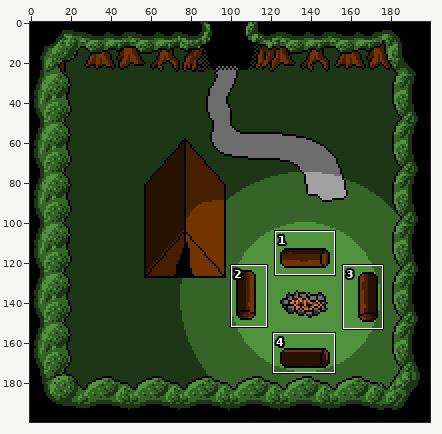
Two versions of one sprite sheet, Assets/Sprites/Background/camp_2.png. The picture above shows the old version from afar; the outline marks the close-up.
Close-up. Before the commit:
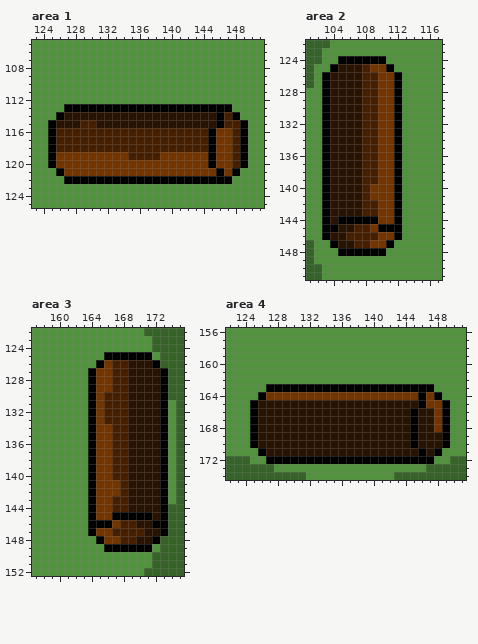
The file is 200x200 pixels. Colours within 5 levels of each other are drawn and written as one. Shown: area 1: x 123..151, y 105..125; area 2: x 101..117, y 122..151; area 3: x 157..175, y 122..152; area 4: x 122..151, y 156..174.
Once edited:
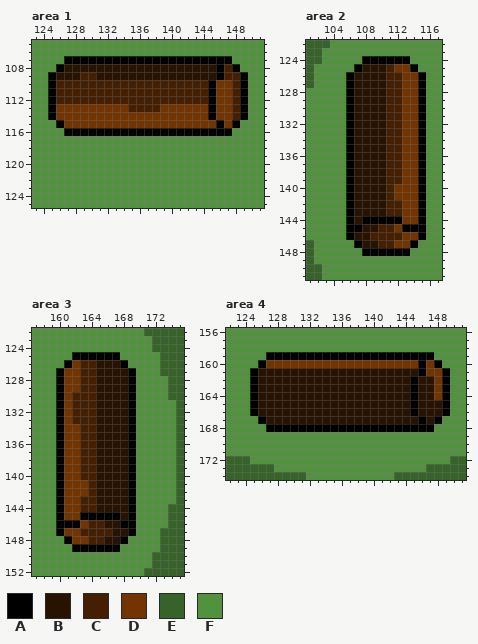
Palette (. is transparent): A #000000  B #281200  C #461f00  D #733400  E #366328  F #51923c
The edit:
--- area 1
@@ x 123..151 @@
 106 FFFFFFFFFFFFFFFFFFFFFFFFFFFFF
-107 FFFFFFFFFFFFFFFFFFFFFFFFFFFFF
-108 FFFFFFFFFFFFFFFFFFFFFFFFFFFFF
-109 FFFFFFFFFFFFFFFFFFFFFFFFFFFFF
-110 FFFFFFFFFFFFFFFFFFFFFFFFFFFFF
-111 FFFFFFFFFFFFFFFFFFFFFFFFFFFFF
-112 FFFFFFFFFFFFFFFFFFFFFFFFFFFFF
-113 FFFFAAAAAAAAAAAAAAAAAAAAAFFFF
-114 FFFABBBBBBBBBBBBBBBBBBBACAFFF
-115 FFABBBCCBBBBBBBBBBBBBBBACCAFF
-116 FFACCCCCCCCCCCCCCCCCCCADDCAFF
-117 FFACCCCCCCCCCCCCCCCCCCADDCAFF
-118 FFACCCCCCCCCCCCCCCCCCCADDCAFF
-119 FFADDDDDDDDDCCCCDDDDDDADDCAFF
-120 FFADDDDDDDDDDDDDDDDDDDADDCAFF
-121 FFFADDDDDDDDDDDDDDDDDDDADAFFF
-122 FFFFAAAAAAAAAAAAAAAAAAAAAFFFF
+107 FFFFAAAAAAAAAAAAAAAAAAAAAFFFF
+108 FFFABBBBBBBBBBBBBBBBBBBACAFFF
+109 FFABBBCCBBBBBBBBBBBBBBBACCAFF
+110 FFACCCCCCCCCCCCCCCCCCCADDCAFF
+111 FFACCCCCCCCCCCCCCCCCCCADDCAFF
+112 FFACCCCCCCCCCCCCCCCCCCADDCAFF
+113 FFADDDDDDDDDCCCCDDDDDDADDCAFF
+114 FFADDDDDDDDDDDDDDDDDDDADDCAFF
+115 FFFADDDDDDDDDDDDDDDDDDDADAFFF
+116 FFFFAAAAAAAAAAAAAAAAAAAAAFFFF
+117 FFFFFFFFFFFFFFFFFFFFFFFFFFFFF
+118 FFFFFFFFFFFFFFFFFFFFFFFFFFFFF
+119 FFFFFFFFFFFFFFFFFFFFFFFFFFFFF
+120 FFFFFFFFFFFFFFFFFFFFFFFFFFFFF
+121 FFFFFFFFFFFFFFFFFFFFFFFFFFFFF
+122 FFFFFFFFFFFFFFFFFFFFFFFFFFFFF
 123 FFFFFFFFFFFFFFFFFFFFFFFFFFFFF
--- area 2
@@ x 101..117 @@
 123 EEFFFFFFFFFFFFFFF
-124 EEFFAAAAAAFFFFFFF
-125 EFFABBBCDDAFFFFFF
-126 EFABBBBCCDDAFFFFF
-127 EFABBBBCCDDAFFFFF
-128 FFABBBBCCDDAFFFFF
-129 FFABBBBCCDDAFFFFF
-130 FFABBBBCCDDAFFFFF
-131 FFABBBBCCDDAFFFFF
-132 FFABBBBCCDDAFFFFF
-133 FFABBBBCCDDAFFFFF
-134 FFABBBBCCDDAFFFFF
-135 FFABBBBCCDDAFFFFF
-136 FFABBBBCCDDAFFFFF
-137 FFABBBBCCDDAFFFFF
-138 FFABBBBCCDDAFFFFF
-139 FFABBBBCCDDAFFFFF
-140 FFABBBBCDDDAFFFFF
-141 FFABBBBCDDDAFFFFF
-142 FFABBBBCCDDAFFFFF
-143 FFABBBBCCDDAFFFFF
-144 FFABAAAAADDAFFFFF
-145 FFAABBCCDAAAFFFFF
-146 FFABBCCCCDDAFFFFF
-147 EFFABBCCDDAFFFFFF
-148 EFFFAAAAAAFFFFFFF
+124 EEFFFFFAAAAAAFFFF
+125 EFFFFFABBBCDDAFFF
+126 EFFFFABBBBCCDDAFF
+127 EFFFFABBBBCCDDAFF
+128 FFFFFABBBBCCDDAFF
+129 FFFFFABBBBCCDDAFF
+130 FFFFFABBBBCCDDAFF
+131 FFFFFABBBBCCDDAFF
+132 FFFFFABBBBCCDDAFF
+133 FFFFFABBBBCCDDAFF
+134 FFFFFABBBBCCDDAFF
+135 FFFFFABBBBCCDDAFF
+136 FFFFFABBBBCCDDAFF
+137 FFFFFABBBBCCDDAFF
+138 FFFFFABBBBCCDDAFF
+139 FFFFFABBBBCCDDAFF
+140 FFFFFABBBBCDDDAFF
+141 FFFFFABBBBCDDDAFF
+142 FFFFFABBBBCCDDAFF
+143 FFFFFABBBBCCDDAFF
+144 FFFFFABAAAAADDAFF
+145 FFFFFAABBCCDAAAFF
+146 FFFFFABBCCCCDDAFF
+147 EFFFFFABBCCDDAFFF
+148 EFFFFFFAAAAAAFFFF
 149 EFFFFFFFFFFFFFFFF
--- area 3
@@ x 157..175 @@
 124 FFFFFFFFFFFFFFFEEEE
-125 FFFFFFFFFAAAAAAFEEE
-126 FFFFFFFFADCCBBBAEEE
-127 FFFFFFFADDCCBBBBAEE
-128 FFFFFFFADDCCBBBBAEE
-129 FFFFFFFADDCCBBBBAEE
-130 FFFFFFFADCCCBBBBAEE
-131 FFFFFFFADCCCBBBBAFE
-132 FFFFFFFADCCCBBBBAFE
-133 FFFFFFFADCCCBBBBAFE
-134 FFFFFFFADDCCBBBBAFE
-135 FFFFFFFADDCCBBBBAFE
-136 FFFFFFFADDCCBBBBAFE
-137 FFFFFFFADDCCBBBBAFE
-138 FFFFFFFADDCCBBBBAFE
-139 FFFFFFFADDCCBBBBAFE
-140 FFFFFFFADDCCBBBBAFE
-141 FFFFFFFADDDCBBBBAFE
-142 FFFFFFFADDDCBBBBAFE
-143 FFFFFFFADDCCBBBBAFE
-144 FFFFFFFADDCCBBBBAEE
-145 FFFFFFFADDAAAAABAEE
-146 FFFFFFFAAADCCBBAAEE
-147 FFFFFFFADDCCCCBBAEE
-148 FFFFFFFFADDCCBBAEEE
-149 FFFFFFFFFAAAAAAFEEE
+125 FFFFFAAAAAAFFFFFEEE
+126 FFFFADCCBBBAFFFFEEE
+127 FFFADDCCBBBBAFFFEEE
+128 FFFADDCCBBBBAFFFFEE
+129 FFFADDCCBBBBAFFFFEE
+130 FFFADCCCBBBBAFFFFEE
+131 FFFADCCCBBBBAFFFFFE
+132 FFFADCCCBBBBAFFFFFE
+133 FFFADCCCBBBBAFFFFFE
+134 FFFADDCCBBBBAFFFFFE
+135 FFFADDCCBBBBAFFFFFE
+136 FFFADDCCBBBBAFFFFFE
+137 FFFADDCCBBBBAFFFFFE
+138 FFFADDCCBBBBAFFFFFE
+139 FFFADDCCBBBBAFFFFFE
+140 FFFADDCCBBBBAFFFFFE
+141 FFFADDDCBBBBAFFFFFE
+142 FFFADDDCBBBBAFFFFFE
+143 FFFADDCCBBBBAFFFFFE
+144 FFFADDCCBBBBAFFFFEE
+145 FFFADDAAAAABAFFFFEE
+146 FFFAAADCCBBAAFFFFEE
+147 FFFADDCCCCBBAFFFEEE
+148 FFFFADDCCBBAFFFFEEE
+149 FFFFFAAAAAAFFFFFEEE
 150 FFFFFFFFFFFFFFFEEEE
--- area 4
@@ x 122..151 @@
 158 FFFFFFFFFFFFFFFFFFFFFFFFFFFFFF
-159 FFFFFFFFFFFFFFFFFFFFFFFFFFFFFF
-160 FFFFFFFFFFFFFFFFFFFFFFFFFFFFFF
-161 FFFFFFFFFFFFFFFFFFFFFFFFFFFFFF
-162 FFFFFFFFFFFFFFFFFFFFFFFFFFFFFF
-163 FFFFFAAAAAAAAAAAAAAAAAAAAAFFFF
-164 FFFFADDDDDDDDDDDDDDDDDDDADAFFF
-165 FFFABBBBBBBBBBBBBBBBBBBBADDAFF
-166 FFFABBBBBBBBBBBBBBBBBBBABBDAFF
-167 FFFABBBBBBBBBBBBBBBBBBBABBDAFF
-168 FFFABBBBBBBBBBBBBBBBBBBABBDAFF
-169 FFFABBBBBBBBBBBBBBBBBBBABBBAFF
-170 FFFABBBBBBBBBBBBBBBBBBBABBBAFF
-171 FFFFABBBBBBBBBBBBBBBBBBBABAFFF
-172 EEEFFAAAAAAAAAAAAAAAAAAAAAFFEE
+159 FFFFFAAAAAAAAAAAAAAAAAAAAAFFFF
+160 FFFFADDDDDDDDDDDDDDDDDDDADAFFF
+161 FFFABBBBBBBBBBBBBBBBBBBBADDAFF
+162 FFFABBBBBBBBBBBBBBBBBBBABBDAFF
+163 FFFABBBBBBBBBBBBBBBBBBBABBDAFF
+164 FFFABBBBBBBBBBBBBBBBBBBABBDAFF
+165 FFFABBBBBBBBBBBBBBBBBBBABBBAFF
+166 FFFABBBBBBBBBBBBBBBBBBBABBBAFF
+167 FFFFABBBBBBBBBBBBBBBBBBBABAFFF
+168 FFFFFAAAAAAAAAAAAAAAAAAAAAFFFF
+169 FFFFFFFFFFFFFFFFFFFFFFFFFFFFFF
+170 FFFFFFFFFFFFFFFFFFFFFFFFFFFFFF
+171 FFFFFFFFFFFFFFFFFFFFFFFFFFFFFF
+172 EEEFFFFFFFFFFFFFFFFFFFFFFFFFEE
 173 EEEEEEFFFFFFFFFFFFFFFFFFFEEEEE
Pixel boxes of the changes (left, top, right, bottom) in both close-ups:
changed: (48, 56, 248, 184)
changed: (322, 56, 426, 256)
changed: (56, 352, 168, 552)
changed: (250, 352, 450, 464)
